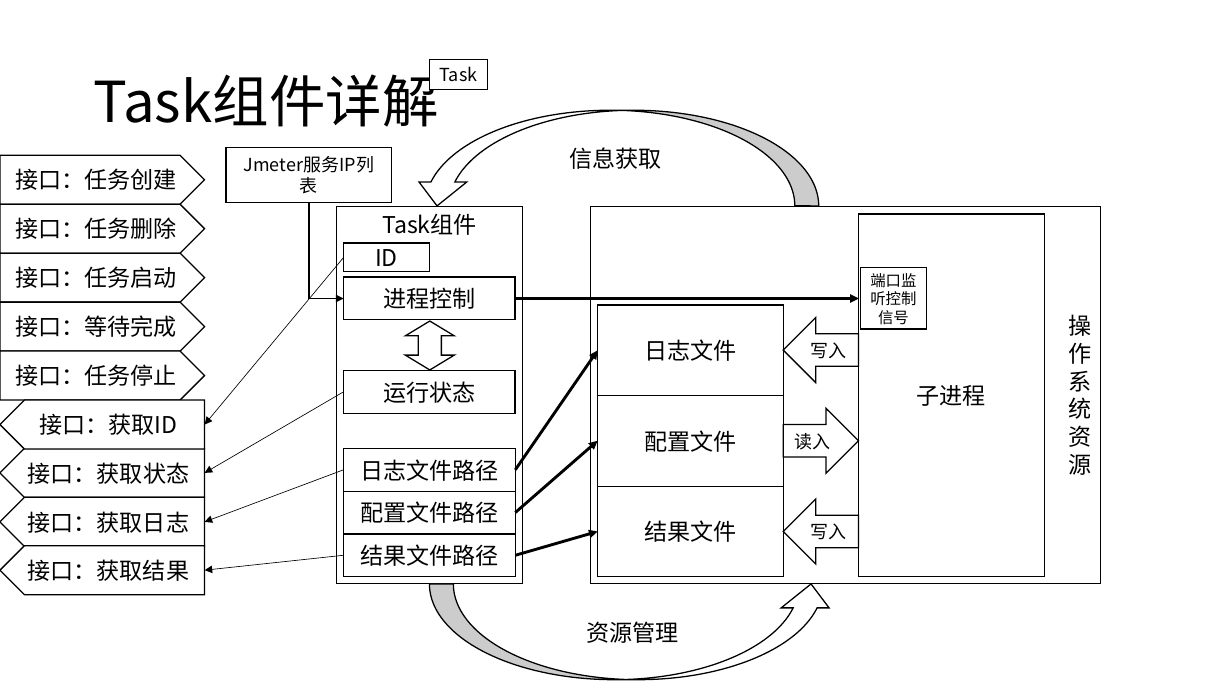
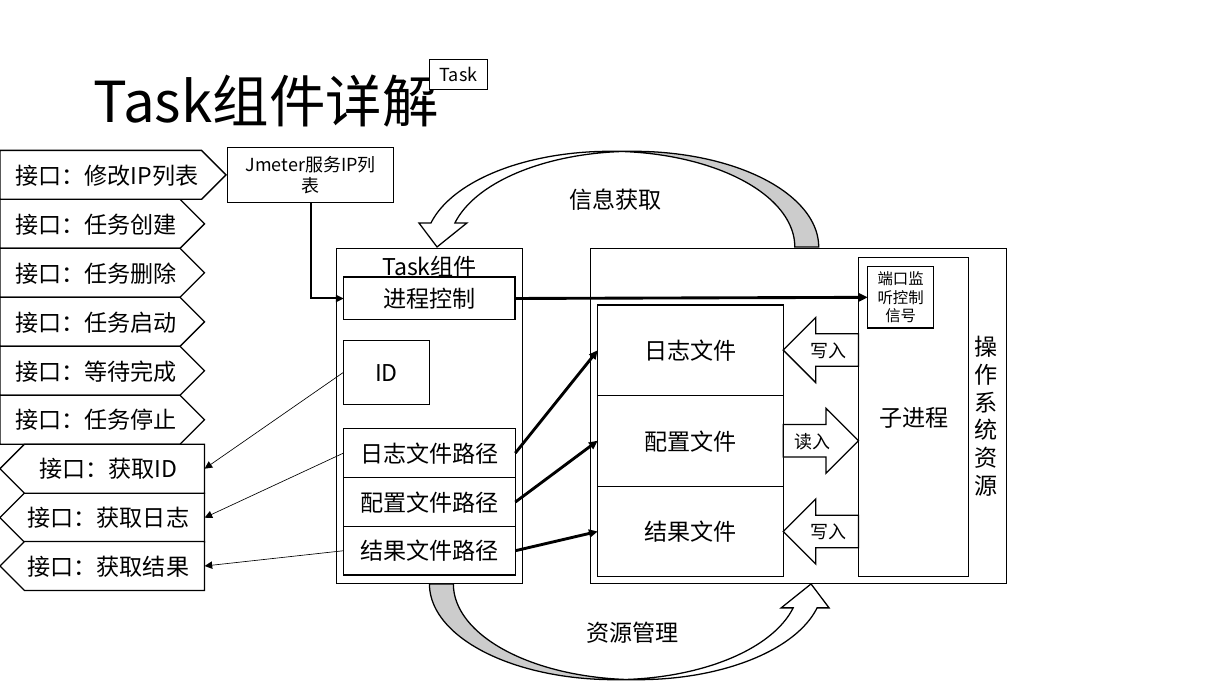
Before and after one commit to WuXiSTC/PressureMeter, a slide deck: slide 12 of 设计图.pptx. Drawn at 1232x693 pixels with LibreOffice and Linux fonts; fonts in the diff are those of the drawing. Boxes give left, top, right and bottom in pixels: in the first picture for what was removed or moved away, otherwise in the second. Text is boxed around its words. In the diff, an @@ line names an element or a change of style, - is before the commit and + after.

```diff
--- a/设计图.pptx
+++ b/设计图.pptx
@@ pentagon arrow added at bbox=[0, 151, 226, 200], fill #FFFFFF, outline #000000 1 pt, 18 pt, text #000000 @@
+接口：修改IP列表
@@ curved down arrow "信息获取": place and size @@
-curved down arrow "信息获取" at bbox=[413, 110, 819, 206]
+curved down arrow "信息获取" at bbox=[413, 152, 819, 248]
@@ elbow arrow (311, 202) - (344, 299): route changed @@
@@ rectangle "Task组件": place and size @@
-rectangle "Task组件" at bbox=[336, 206, 522, 583]
+rectangle "Task组件" at bbox=[336, 249, 522, 584]
@@ rectangle "操": place and size @@
-rectangle "操" at bbox=[591, 206, 1101, 583]
+rectangle "操" at bbox=[591, 249, 1006, 584]
@@ rectangle "子进程": place and size @@
-rectangle "子进程" at bbox=[859, 213, 1044, 577]
+rectangle "子进程" at bbox=[859, 258, 969, 577]
@@ rectangle "端口监听控制信号": place and size @@
-rectangle "端口监听控制信号" at bbox=[860, 268, 927, 329]
+rectangle "端口监听控制信号" at bbox=[868, 267, 934, 328]
@@ arrow moved from (515, 299) - (859, 299) to (515, 299) - (868, 298) @@
@@ up down arrow removed at bbox=[406, 321, 455, 370] @@
@@ rectangle "ID": place and size @@
-rectangle "ID" at bbox=[344, 243, 430, 272]
+rectangle "ID" at bbox=[344, 340, 430, 404]
@@ arrow moved from (516, 470) - (598, 350) to (516, 453) - (598, 350) @@
@@ arrow moved from (204, 425) - (344, 258) to (204, 469) - (344, 372) @@
@@ rectangle removed at bbox=[344, 371, 516, 413] @@
-运行状态
@@ 6 pentagon arrows: place and size @@
-6 pentagon arrows at bbox=[0, 155, 204, 449]
+6 pentagon arrows at bbox=[0, 200, 204, 494]
@@ arrow removed from (344, 392) to (204, 473) @@
@@ pentagon arrow removed at bbox=[0, 448, 204, 497] @@
-接口：获取状态
@@ rectangle "日志文件路径": place and size @@
-rectangle "日志文件路径" at bbox=[344, 448, 516, 491]
+rectangle "日志文件路径" at bbox=[344, 429, 516, 478]
@@ arrow moved from (516, 513) - (598, 441) to (516, 502) - (598, 441) @@
@@ arrow moved from (204, 522) - (344, 470) to (204, 518) - (344, 453) @@
@@ rectangle "配置文件路径": place and size @@
-rectangle "配置文件路径" at bbox=[344, 492, 516, 534]
+rectangle "配置文件路径" at bbox=[344, 478, 516, 527]
@@ rectangle "结果文件路径": place and size @@
-rectangle "结果文件路径" at bbox=[344, 534, 516, 577]
+rectangle "结果文件路径" at bbox=[344, 527, 516, 576]
@@ arrow moved from (516, 555) - (598, 531) to (516, 551) - (598, 531) @@
@@ pentagon arrow "接口：获取结果": place and size @@
-pentagon arrow "接口：获取结果" at bbox=[0, 546, 204, 595]
+pentagon arrow "接口：获取结果" at bbox=[0, 542, 204, 591]
@@ arrow moved from (204, 570) - (344, 555) to (204, 567) - (344, 551) @@
```
Also in this commit, not shown: 5 other slides changed, 1 slide removed, 1 other file.
